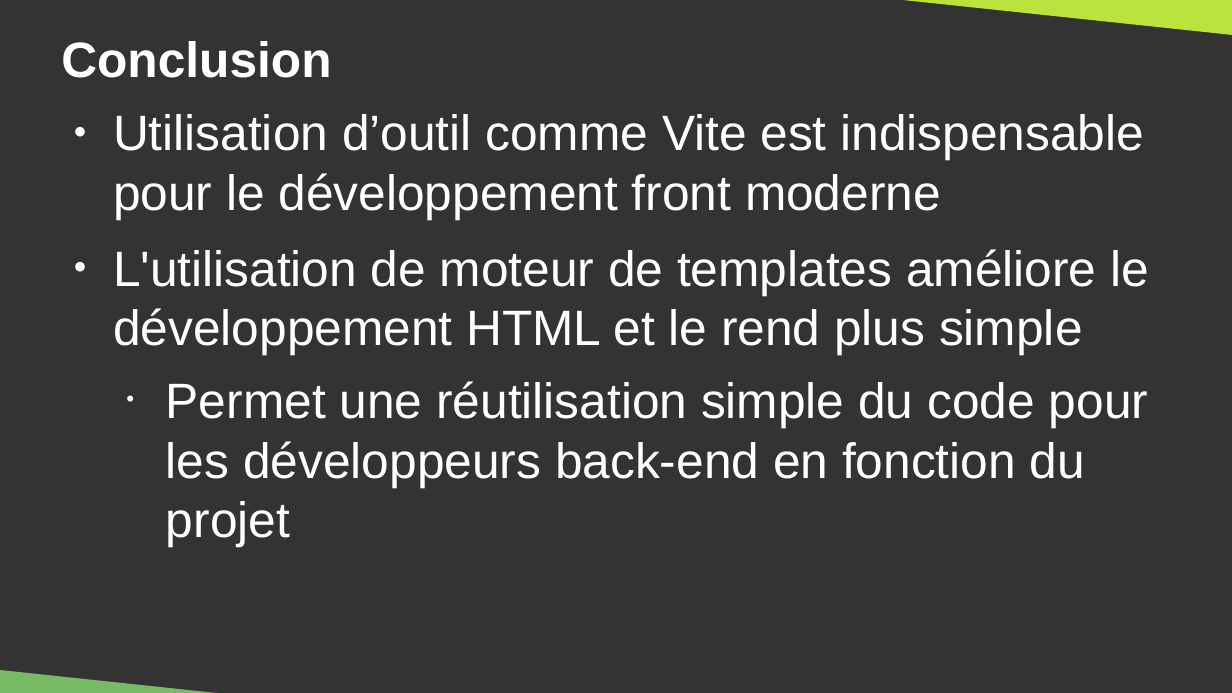
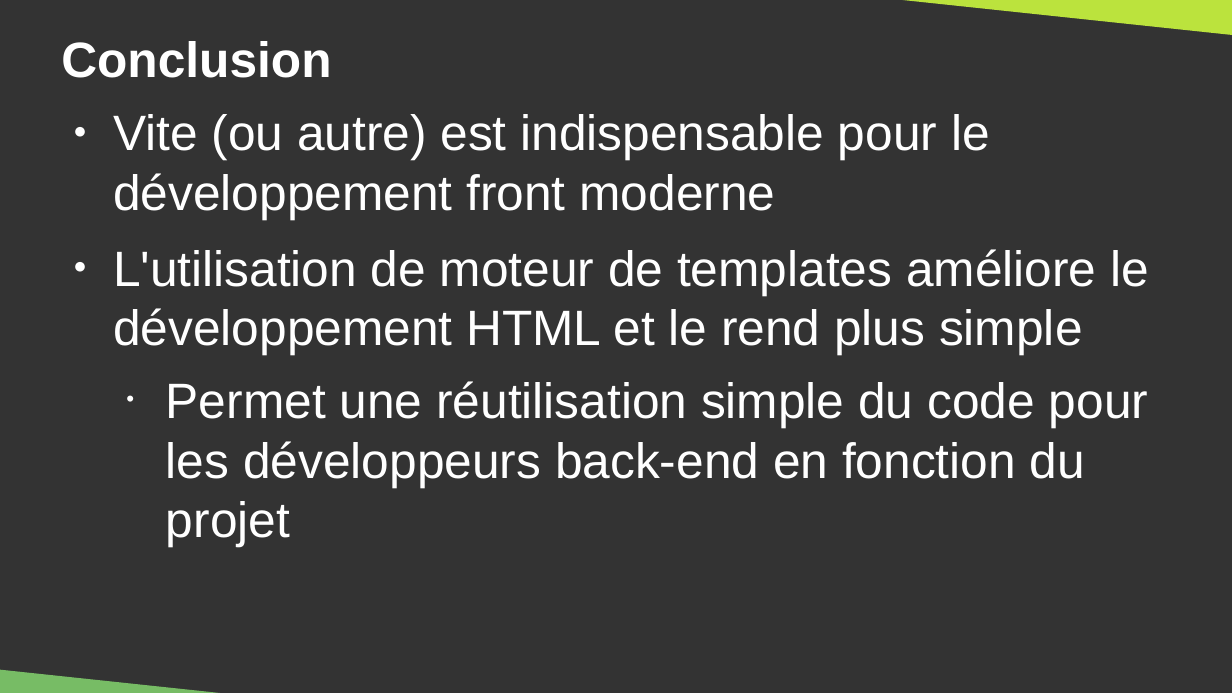
Before and after one commit to DanYellow/cours, a slide deck: slide 66 of developpement-front-s5/travaux-pratiques/numero-4/presentation.odp (slide 64 before the commit). Drawn at 1232x693 pixels with LibreOffice and Linux fonts; fonts in the diff are those of the drawing. Boxes give left, top, right and bottom in pixels: in the first picture for what was removed or moved away, otherwise in the second. Text is boxed around its words. In the diff, an @@ line names an element or a change of style, - is before the commit and + after.

Commit message:
developpement-front-s5 - Add slides about gitignore

```diff
--- a/developpement-front-s5/travaux-pratiques/numero-4/presentation.odp
+++ b/developpement-front-s5/travaux-pratiques/numero-4/presentation.odp
@@ text at (x1=113, y1=114, x2=990, y2=219): text changed @@
-● Utilisation d’outil comme Vite est indispensable pour le développement front moderne
+● Vite (ou autre) est indispensable pour le développement front moderne
```
Also in this commit, not shown: 12 other slides changed, 2 slides added, 3 other files.
